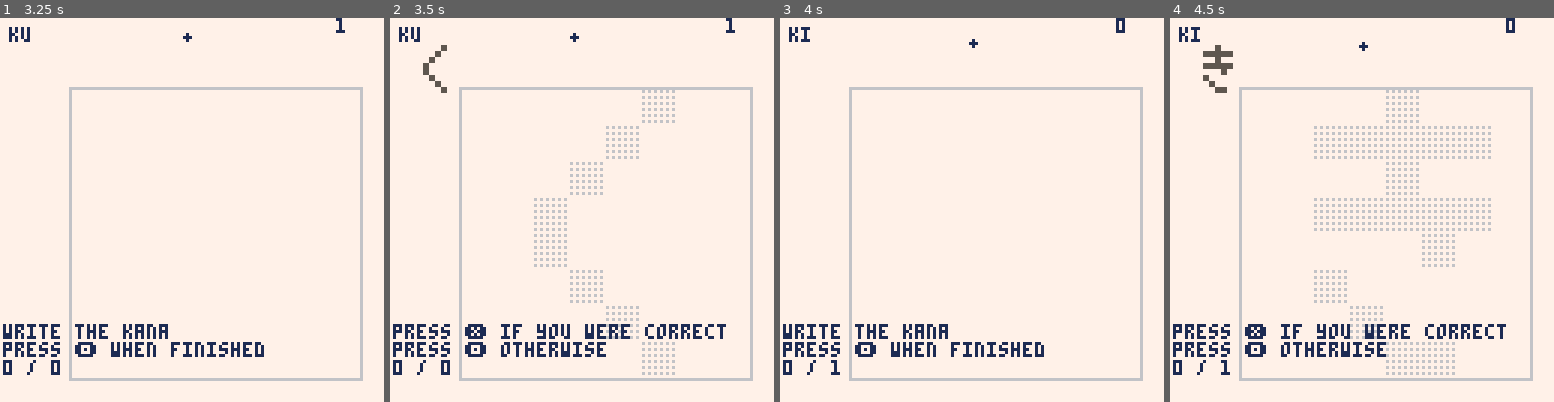
Above: before the commit, frames 1-4 (left to right).
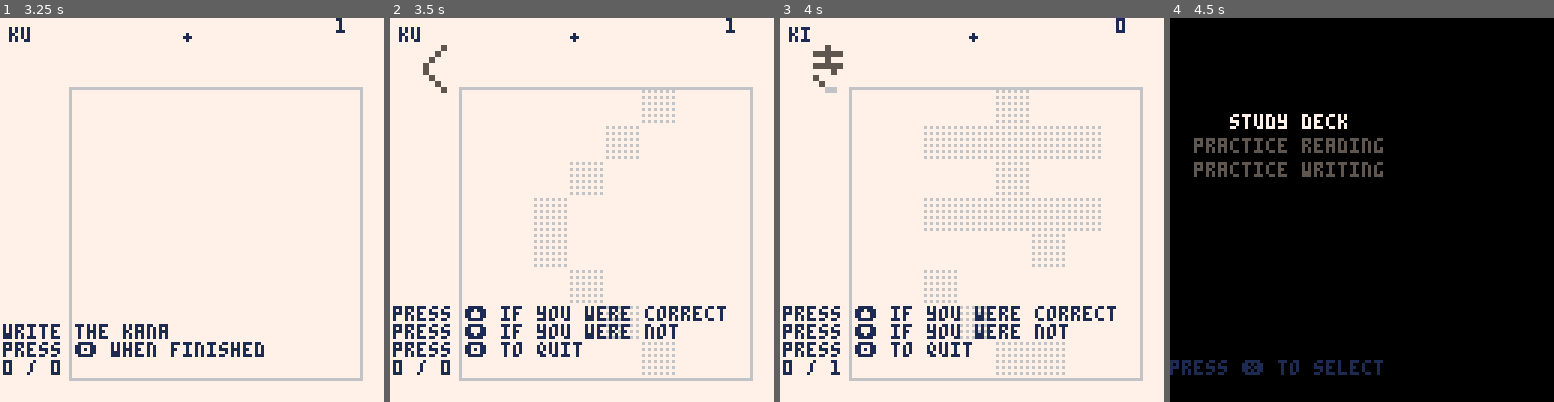
Above: after the commit, the same moments.

Repository: SestrenExsis/KanaPractice
Game: PICO-8 cartridge kana_practice.p8
Same seed, same stepped clock (60 frames per second), same inputs: the game is played once before the commit and once after it.
Inputs (mouse positions are in pixels of both pictures, inside the frame that each line leads up to):
- Up to frame 1 (3.25 s): tap X (X key) at 0.33, 1.07, 1.85, 2.97 s; click (280, 121) at 0.67 s; tap O (Z key) at 0.7, 1.7, 2.1, 2.5, 2.9 s; click (46, 267) at 1.22 s; hold Right 1.6-2.1 s; click (107, 114) at 1.77 s; hold Up 2.15-2.42 s; click (172, 259) at 2.32 s; hold Right 2.47-3.03 s; click (234, 106) at 2.87 s; hold Left from 3.08 s (still down)
- Up to frame 2 (3.5 s): keep holding Left; tap O (Z key) at 3.3 s; click (685, 256) at 3.42 s
- Up to frame 3 (4 s): release Left at 3.58 s; hold Down 3.63-3.97 s; tap O (Z key) at 3.7 s; click (841, 102) at 3.97 s
- Up to frame 4 (4.5 s): hold Right from 4.02 s (still down); tap X (X key) at 4.08 s; tap O (Z key) at 4.1 s

Frame 1 is identical in both runs. In frame 2, 2.2% of the frame differs, in the area x 0-88%, y 75-89%; in frame 3, 7.2%; in frame 4, 99%, in the area x 0-100%, y 0-100%.

Commit message:
Use up/down for correct/incorrect

Diff:
--- a/kana_practice.p8
+++ b/kana_practice.p8
@@ -561,26 +561,26 @@
 function updateread()
 	-- get input
 	if _state=="guess" then
-		if btnp(❎) then
+		if btnp(❎) or btnp(🅾️) then
 			_state="check"
-		elseif btnp(🅾️) then
-			initmenu()
-			return
 		end
 	else
-		if btnp(❎) then
+		if btnp(⬆️) then
 			-- you got it right
 			_state="guess"
 			_guesses+=1
 			initscreen()
 			return
-		elseif btnp(🅾️) then
+		elseif btnp(⬇️) then
 			-- you got it wrong
 			_state="guess"
 			_errors+=1
 			_guesses+=1
 			initscreen()
 			return
+		elseif btnp(🅾️) then
+			initmenu()
+			return
 		end
 	end
 end
@@ -590,17 +590,17 @@
 	local k=_kana
 	drawkana(k,62,3,8,_c_cut)
 	if _state=="guess" then
-		cursor(1,90,1)
+		cursor(1,96,1)
 		print("say the kana out loud")
 		print("")
-		print("press ❎ to reveal the answer")
-		print("press 🅾️ to quit")
+		print("press ❎ or 🅾️ to check")
 	else
-		cursor(1,90,1)
+		cursor(1,84,1)
 		print("the answer was "..k.name)
 		print("")
-		print("press ❎ if you were correct")
-		print("press 🅾️ otherwise")
+		print("press ⬆️ if you were correct")
+		print("press ⬇️ if you were not")
+		print("press 🅾️ to quit")
 	end
 	local correct=_guesses-_errors
 	print(correct.." / ".._guesses)
@@ -740,18 +740,21 @@
 			updatewriteguess()
 		end
 	else
-		if btnp(❎) then
+		if btnp(⬆️) then
 			-- you got it right
 			_state="guess"
 			_guesses+=1
 			initscreen()
 			return
-		elseif btnp(🅾️) then
+		elseif btnp(⬇️) then
 			-- you got it wrong
 			_state="guess"
 			_errors+=1
 			_guesses+=1
 			initscreen()
+			return
+		elseif btnp(🅾️) then
+			initmenu()
 			return
 		end
 	end
@@ -806,9 +809,10 @@
 		print("write the kana")
 		print("press 🅾️ when finished")
 	else
-		cursor(1,102,1)
-		print("press ❎ if you were correct")
-		print("press 🅾️ otherwise")
+		cursor(1,96,1)
+		print("press ⬆️ if you were correct")
+		print("press ⬇️ if you were not")
+		print("press 🅾️ to quit")
 	end
 	local correct=_guesses-_errors
 	print(correct.." / ".._guesses)
